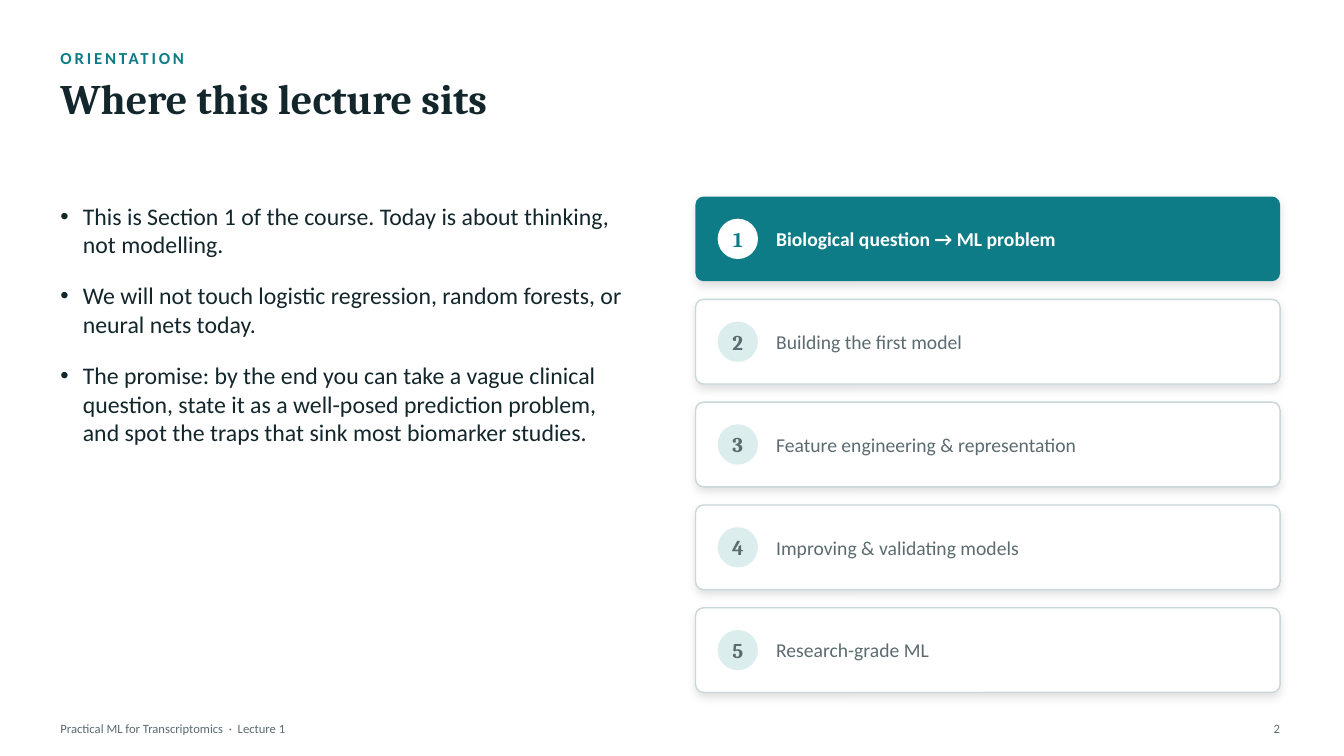
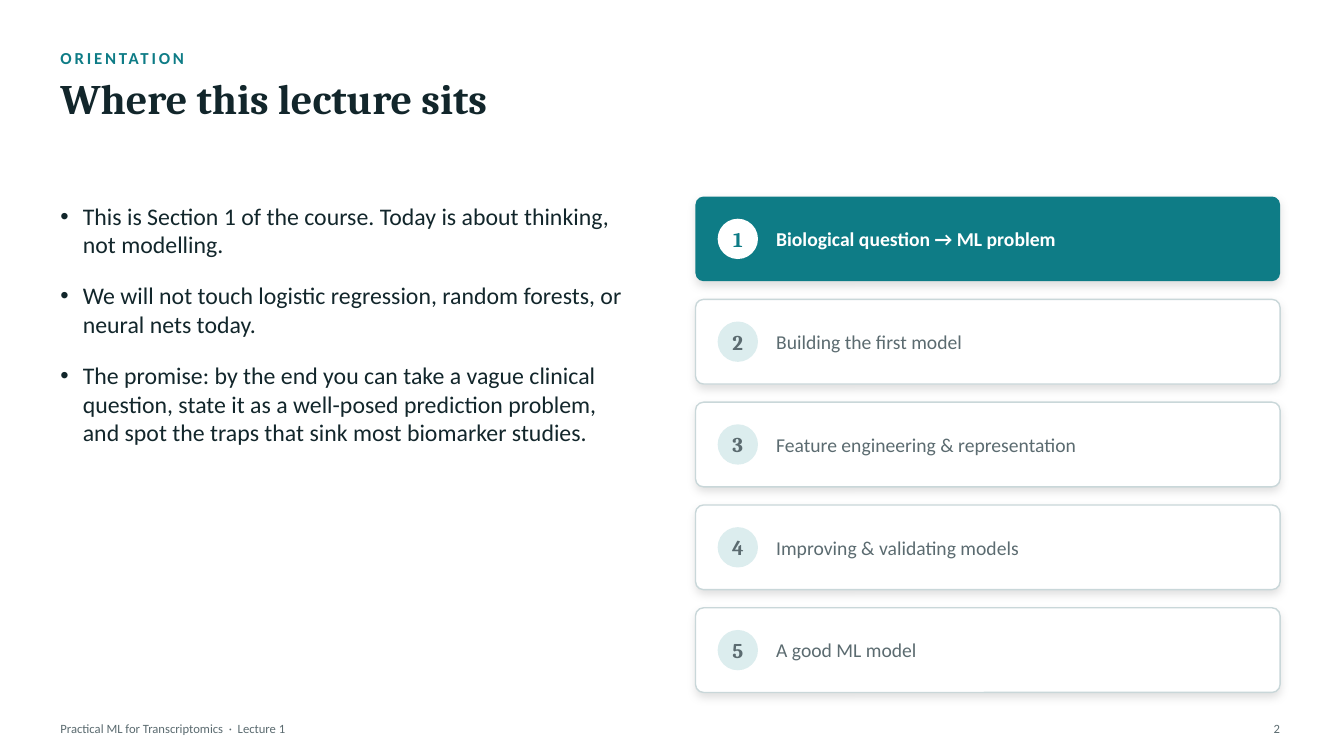
Before and after one commit to zhanyinx/ml26, a slide deck: slide 2 of lessons/lesson01_biological_question/theory/slides/Lecture1 - From Biological Question to ML Problem.pptx. Drawn at 1344x756 pixels with LibreOffice and Linux fonts; fonts in the diff are those of the drawing. Boxes give left, top, right and bottom in pixels: in the first picture for what was removed or moved away, otherwise in the second. Text is boxed around its words. In the diff, an @@ line names an element or a change of style, - is before the commit and + after.

```diff
--- a/lessons/lesson01_biological_question/theory/slides/Lecture1 - From Biological Question to ML Problem.pptx
+++ b/lessons/lesson01_biological_question/theory/slides/Lecture1 - From Biological Question to ML Problem.pptx
@@ text at (776, 643, 917, 661): text changed @@
-Research-grade ML
+A good ML model
```
Also in this commit, not shown: 1 other slide changed.
